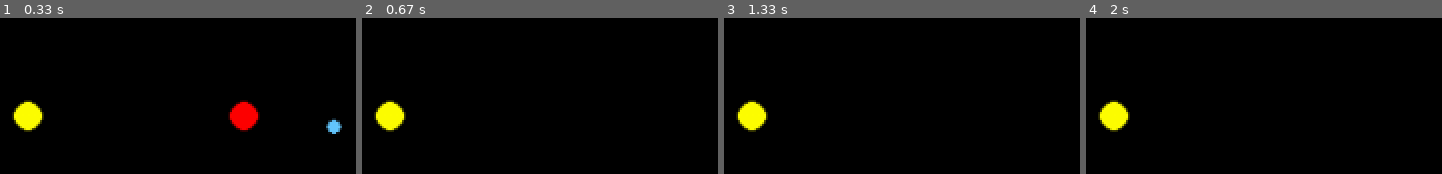
Above: before the commit, frames 1-4 (left to right).
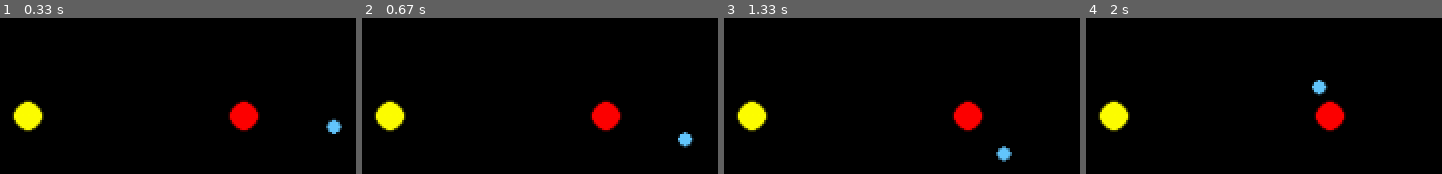
Above: after the commit, the same moments.

Repository: maxim739/Hackathon26
Game: pygame game, started from MovingStatic.py
Same seed, same stepped clock (60 frames per second), same inputs: the game is played once before the commit and once after it.
Inputs:
- Up to frame 1 (0.33 s): no input
- Up to frame 2 (0.67 s): tap Z at 0.33 s
- Up to frame 3 (1.33 s): no input
- Up to frame 4 (2 s): no input

Frame 1 is identical in both runs. In frame 2, 1.7% of the frame differs, in the area x 64-94%, y 52-84%; in frame 3, 1.7%; in frame 4, 1.7%.

Commit message:
Update MovingStatic.py
Got rid of the zoom scale since it wasn't needed

Diff:
--- a/MovingStatic.py
+++ b/MovingStatic.py
@@ -17,10 +17,7 @@
 
 G = 6.67430e-11
 scale = 6e-11
-zoom_scale = 1e-9
 dt = 864000 #ten days in seconds
-
-zoomed = False
 
 class Static_body:
     def __init__(self, x, y, mass, radius, color):
@@ -31,10 +28,8 @@
 
     def draw(self, screen):
 
-        current_scale = zoom_scale if zoomed else scale
-
-        screen_x = int(self.x * current_scale  + width // 2)
-        screen_y = int(self.y * current_scale  + height // 2)
+        screen_x = int(self.x * scale  + width // 2)
+        screen_y = int(self.y * scale  + height // 2)
         pygame.draw.circle(screen, self.color, (screen_x, screen_y), self.radius)
 
 
@@ -65,14 +60,10 @@
         self.x += self.vx * dt
         self.y += self.vy * dt
 
-        current_scale = zoom_scale if zoomed else scale
-
     def draw(self, screen):
 
-        current_scale = zoom_scale if zoomed else scale
-
-        screen_x = int(self.x * current_scale + width // 2)
-        screen_y = int(self.y * current_scale + height // 2)
+        screen_x = int(self.x * scale + width // 2)
+        screen_y = int(self.y * scale + height // 2)
         pygame.draw.circle(screen, self.color, (screen_x, screen_y), self.radius)
 
 bodies = [
@@ -86,10 +77,6 @@
         if event.type == pygame.QUIT:
             running = False
 
-        if event.type == pygame.KEYDOWN:
-            if event.key == pygame.K_z:
-                zoomed = not zoomed
-
     screen.fill((0,0,0))
 
     for body in bodies:
